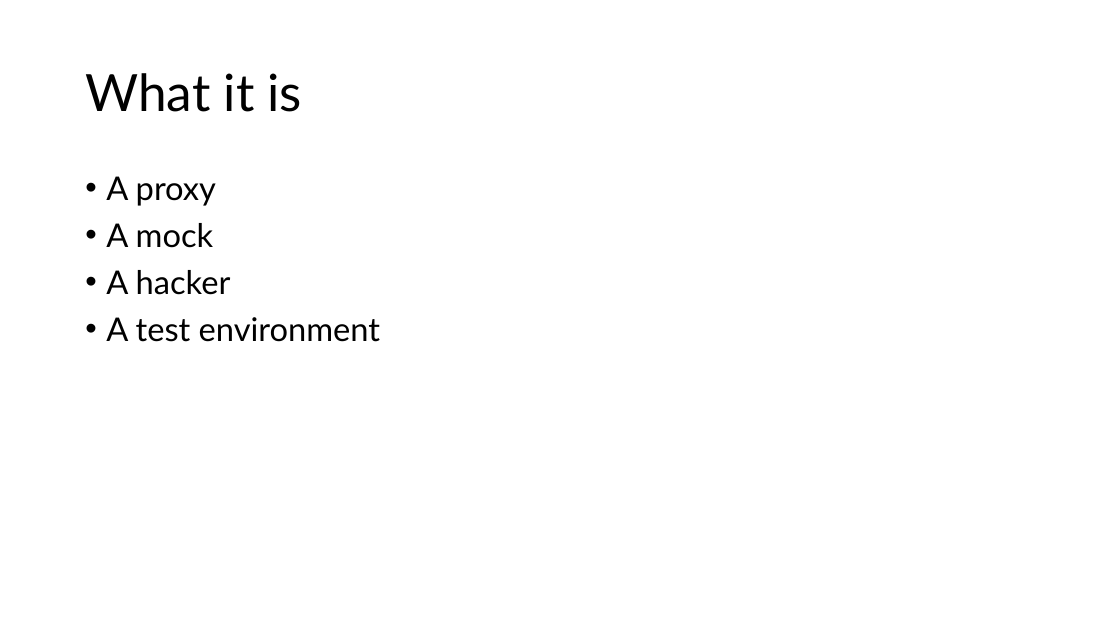
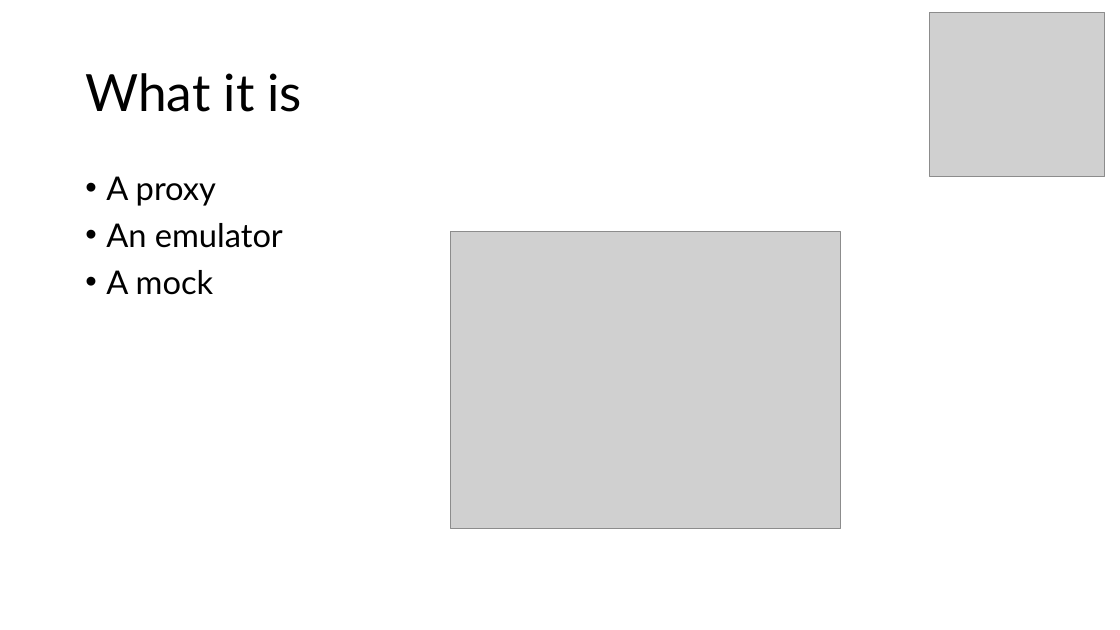
Before and after one commit to kendarorg/the-protocol-master-samples, a slide deck: slide 3 of The Protocol Master.pptx. Drawn at 1120x630 pixels with LibreOffice and Linux fonts; fonts in the diff are those of the drawing; grey boxes stand for pictures. Boxes give left, top, right and bottom in pixels: in the first picture for what was removed or moved away, otherwise in the second. Text is boxed around its words. In the diff, an @@ line names an element or a change of style, - is before the commit and + after.

```diff
--- a/The Protocol Master.pptx
+++ b/The Protocol Master.pptx
@@ picture added at (930,12,1105,176) @@
@@ text at (106,223,283,248): paragraph added @@
+• An emulator
@@ picture added at (450,232,840,528) @@
@@ text at (106,270,380,342): paragraphs removed @@
-• A hacker
-• A test environment
```
Also in this commit, not shown: 10 other slides changed, 5 other files.
